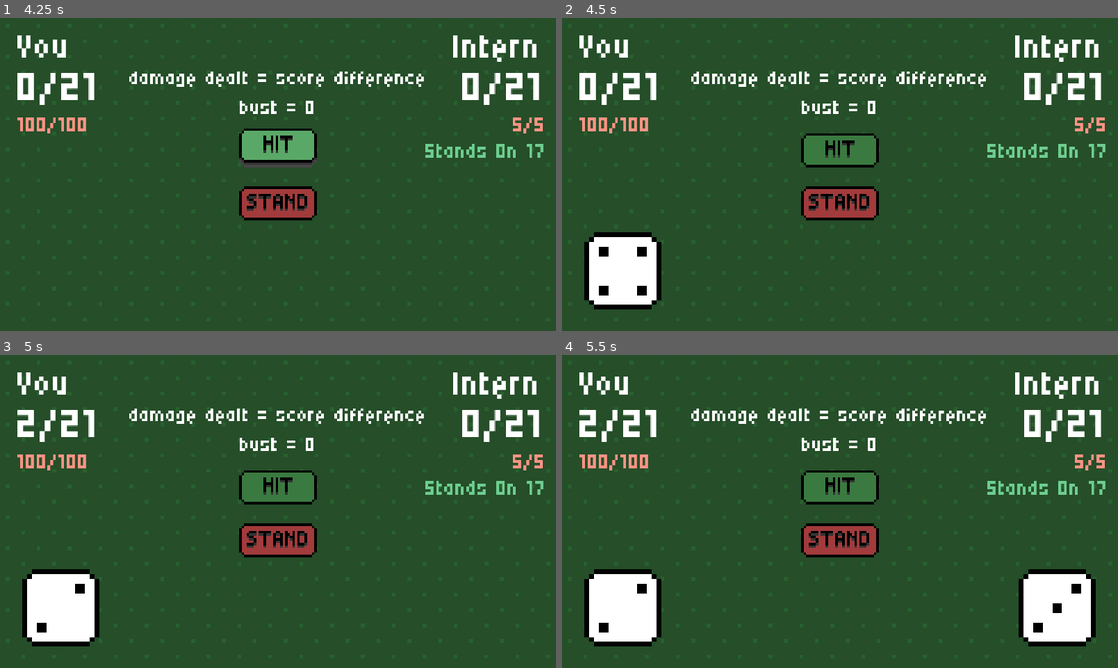
Above: before the commit, frames 1-4 (two rows, left to right).
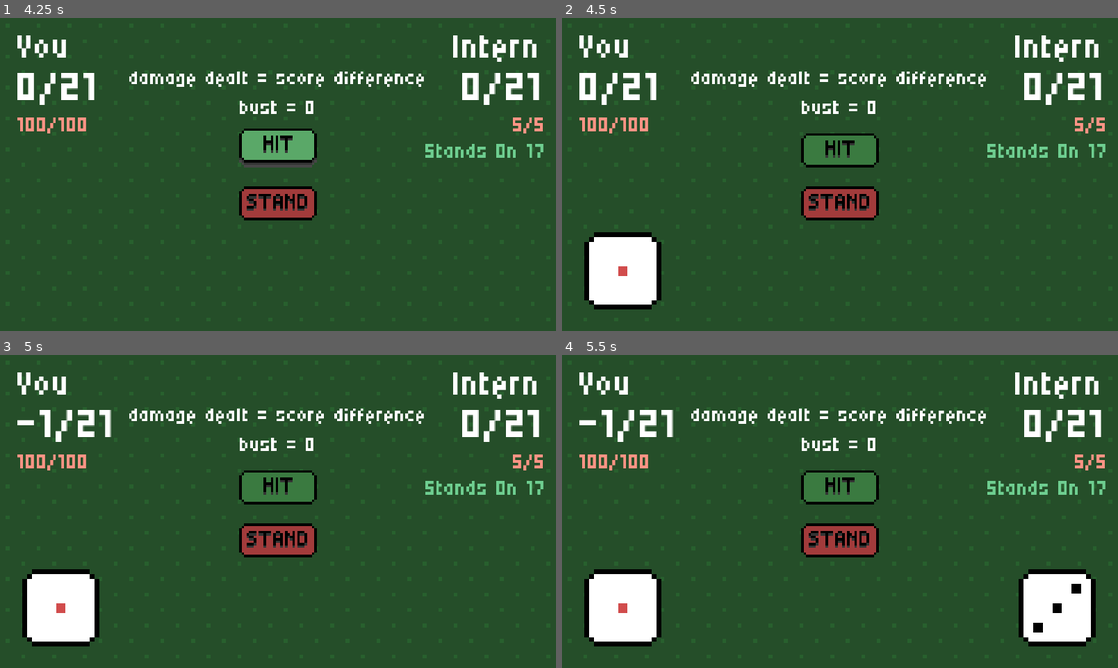
Above: after the commit, the same moments.

Repository: rkvmar/gambling
Game: Godot game, scene res://dialog.tscn
The game is run twice, just before and just after one commit, with the same random seed, the same clock (stepped at 60 frames per second) and the same inputs.
Inputs (mouse positions are in pixels of both pictures, inside the frame that each line leads up to):
- Up to frame 1 (4.25 s): click (278, 293) at 0.5 s; click (278, 293) at 1.25 s; click (278, 293) at 2 s; tap Enter (stand) at 2.75, 3.8 s; move the mouse to (400, 158) at 2.77 s; hold Enter (stand) 2.78-3.53 s; click (400, 158) at 2.92 s; tap Space (roll) at 3.5, 3.6 s; move the mouse to (166, 190) at 3.52 s; click (166, 190) at 3.67 s
- Up to frame 2 (4.5 s): click (840, 149) at 4.25 s
- Up to frame 3 (5 s): no input
- Up to frame 4 (5.5 s): tap Enter (stand) at 5 s; move the mouse to (650, 423) at 5.02 s; hold Enter (stand) from 5.03 s (still down); click (650, 423) at 5.17 s

Frame 1 is identical in both runs. In frame 2, 0.3% of the frame differs, in the area x 6-16%, y 73-89%; in frame 3, 1.0%, in the area x 3-20%, y 17-89%; in frame 4, 1.0%.

Commit message:
fix the felix

Diff:
--- a/global.gd
+++ b/global.gd
@@ -17,6 +17,7 @@
 var shopSelection = null
 var stopRoll = false
 var resetting = false
+var number = 0
 
 var allFaces = [
 	{
@@ -231,43 +232,53 @@
 	},
 ]
 
+#var playerFaces = [
+	#{
+		#"name": "1 dot",
+		#"value": 1,
+		#"tooltip": "standard die face",
+		#"attributes": []
+	#},
+	#{
+		#"name": "2 dots",
+		#"value": 2,
+		#"tooltip": "standard die face",
+		#"attributes": []
+	#},
+	#{
+		#"name": "3 dots",
+		#"value": 3,
+		#"tooltip": "standard die face",
+		#"attributes": []
+	#},
+	#{
+		#"name": "4 dots",
+		#"value": 4,
+		#"tooltip": "standard die face",
+		#"attributes": []
+	#},
+	#{
+		#"name": "5 dots",
+		#"value": 5,
+		#"tooltip": "standard die face",
+		#"attributes": []
+	#},
+	#{
+		#"name": "6 dots",
+		#"value": 6,
+		#"tooltip": "standard die face",
+		#"attributes": []
+	#},
+#]
+
 var playerFaces = [
 	{
-		"name": "1 dot",
-		"value": 1,
-		"tooltip": "standard die face",
-		"attributes": []
-	},
-	{
-		"name": "2 dots",
-		"value": 2,
-		"tooltip": "standard die face",
-		"attributes": []
-	},
-	{
-		"name": "3 dots",
-		"value": 3,
-		"tooltip": "standard die face",
-		"attributes": []
-	},
-	{
-		"name": "4 dots",
-		"value": 4,
-		"tooltip": "standard die face",
-		"attributes": []
-	},
-	{
-		"name": "5 dots",
-		"value": 5,
-		"tooltip": "standard die face",
-		"attributes": []
-	},
-	{
-		"name": "6 dots",
-		"value": 6,
-		"tooltip": "standard die face",
-		"attributes": []
-	},
+				"id": 15,
+				"name": "-1 dots",
+				"value": -1,
+				"tooltip": "negative die face",
+				"attributes": []
+			},
 ]
 #var playerFaces = [
 	#{
@@ -676,6 +687,9 @@
 		canRoll = false
 	elif(Global.playerTotal >= 21):
 		canRoll = false
+	elif (number >= 20):
+		Global.canRoll = false
+		print('a')
 	else:
 		canRoll = true
 
@@ -704,43 +718,43 @@
 	stopRoll = false
 	resetting = false
 	playerFaces = [
-	{
-		"name": "1 dot",
-		"value": 1,
-		"tooltip": "standard die face",
-		"attributes": []
-	},
-	{
-		"name": "2 dots",
-		"value": 2,
-		"tooltip": "standard die face",
-		"attributes": []
-	},
-	{
-		"name": "3 dots",
-		"value": 3,
-		"tooltip": "standard die face",
-		"attributes": []
-	},
-	{
-		"name": "4 dots",
-		"value": 4,
-		"tooltip": "standard die face",
-		"attributes": []
-	},
-	{
-		"name": "5 dots",
-		"value": 5,
-		"tooltip": "standard die face",
-		"attributes": []
-	},
-	{
-		"name": "6 dots",
-		"value": 6,
-		"tooltip": "standard die face",
-		"attributes": []
-	},
-]
+		{
+			"name": "1 dot",
+			"value": 1,
+			"tooltip": "standard die face",
+			"attributes": []
+		},
+		{
+			"name": "2 dots",
+			"value": 2,
+			"tooltip": "standard die face",
+			"attributes": []
+		},
+		{
+			"name": "3 dots",
+			"value": 3,
+			"tooltip": "standard die face",
+			"attributes": []
+		},
+		{
+			"name": "4 dots",
+			"value": 4,
+			"tooltip": "standard die face",
+			"attributes": []
+		},
+		{
+			"name": "5 dots",
+			"value": 5,
+			"tooltip": "standard die face",
+			"attributes": []
+		},
+		{
+			"name": "6 dots",
+			"value": 6,
+			"tooltip": "standard die face",
+			"attributes": []
+		},
+	]
 	get_tree().change_scene_to_file("res://dialog.tscn")
 
 func changeScene(file) -> void:
--- a/playerContainer.gd
+++ b/playerContainer.gd
@@ -56,6 +56,7 @@
 				Global.changeScene("res://dialog.tscn")
 			else:
 				Global.changeScene("res://shop.tscn")
+		Global.number = numDice
 
 func roll() -> void:
 	get_tree().call_group("player", "hit")
